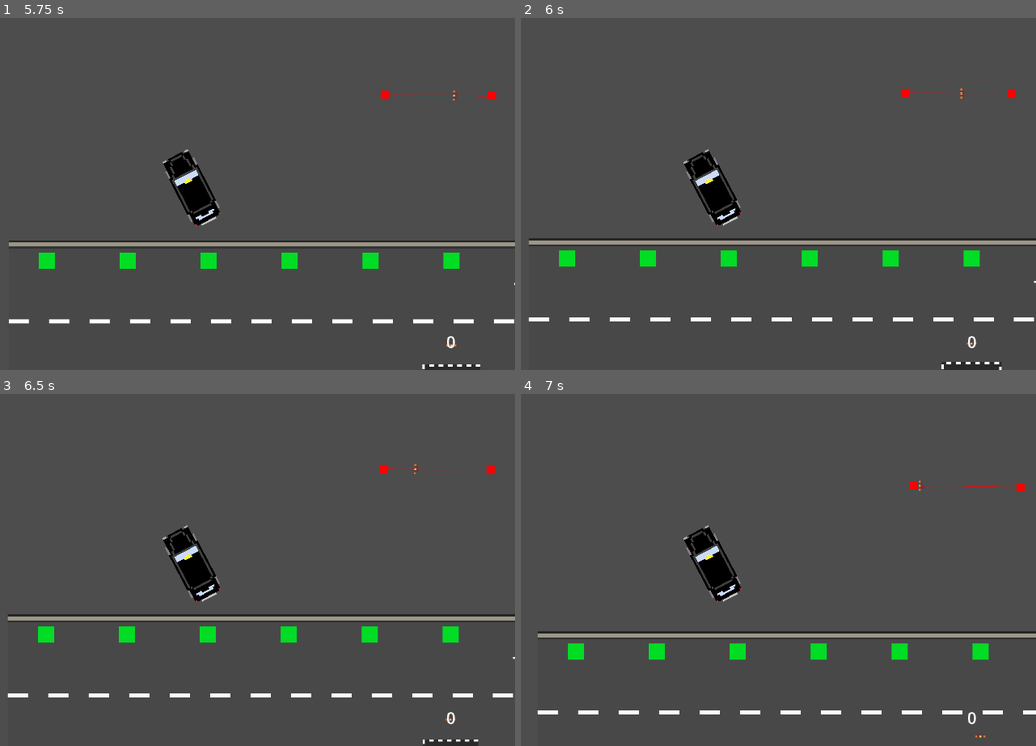
Above: before the commit, frames 1-4 (two rows, left to right).
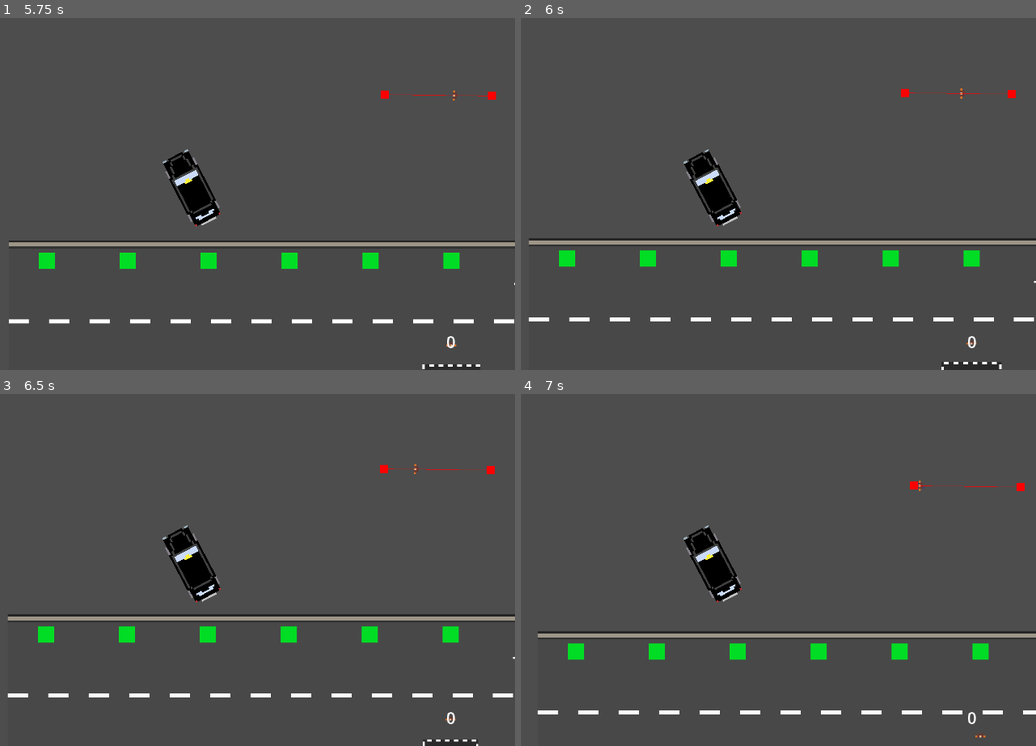
Above: after the commit, the same moments.

Repository: Samwalton9/HackneyCarriage
Game: Godot game, scene res://main.tscn
Two runs of this game, one before a commit and one after it. Both use one fixed random seed, a clock stepped at 60 frames per second and the inputs below.
Inputs:
- Up to frame 1 (5.75 s): tap Enter at 0.5, 2.75 s; hold Right (ui_right) 0.53-1.28 s; tap Space at 1.25 s; hold Down (ui_down) 1.28-2.03 s; hold Right (ui_right) 2.03-2.78 s; hold Up (ui_up) 2.78-3.53 s; hold Left (ui_left) 3.53-5.03 s; hold Down (ui_down) from 5.03 s (still down)
- Up to frame 2 (6 s): release Down (ui_down) at 5.78 s; hold Right (ui_right) from 5.78 s (still down)
- Up to frame 3 (6.5 s): keep holding Right (ui_right)
- Up to frame 4 (7 s): release Right (ui_right) at 6.53 s; hold Up (ui_up) from 6.53 s (still down)

Frame 1 is identical in both runs. In frame 2, less than 0.1% of the frame differs, in the area x 81-94%, y 97-100%; in frame 3, less than 0.1%; in frame 4, nothing differs.

Commit message:
Allow multiple passengers up to a limit

Diff:
--- a/Autoloads/JourneyManager.gd
+++ b/Autoloads/JourneyManager.gd
@@ -4,12 +4,20 @@
 var active_pickups_or_dropoffs : Array[Vector2]
 
 var num_active_journeys : int = 0
+const MAX_ACTIVE_JOURNEYS : int = 3
 
 signal new_pickup_location_set(pickup_location)
 
 
 func _ready():
 	Events.dropped_off.connect(_on_dropped_off)
+
+
+func car_is_full() -> bool:
+	if num_active_journeys >= MAX_ACTIVE_JOURNEYS:
+		return true
+	else:
+		return false
 
 
 func start_new_journey(pickup_location):
--- a/Rides/CustomerBody.gd
+++ b/Rides/CustomerBody.gd
@@ -43,8 +43,11 @@
 
 
 func _on_taxi_enter_area_area_entered(_area):
-	reached_taxi.emit()
-	# TODO: Passenger shouldn't invisibly walk towards old position
-	# To reproduce make visible true.
-	visible = false
-	state = WAITING
+	# TODO: This is checked too many times, and passengers can be picked
+	# up by ramming the car into them at speed.
+	if not JourneyManager.car_is_full():
+		reached_taxi.emit()
+		# TODO: Passenger shouldn't invisibly walk towards old position
+		# To reproduce make visible true.
+		visible = false
+		state = WAITING
--- a/Rides/pickup_dropoff.gd
+++ b/Rides/pickup_dropoff.gd
@@ -17,7 +17,9 @@
 
 
 func _physics_process(_delta):
-	if taxi_in_pickup_zone and Globals.taxi_speed < max_pickup_speed:
+	if (taxi_in_pickup_zone and
+		Globals.taxi_speed < max_pickup_speed and
+		not JourneyManager.car_is_full()):
 		if mode == PICKUP:
 			Customer.move_to_taxi(taxi_pickup_area.global_position)
 
@@ -37,7 +39,7 @@
 
 
 func _on_customer_body_reached_taxi():
-	if mode == PICKUP:
+	if mode == PICKUP and not JourneyManager.car_is_full():
 		Events.picked_up.emit(position)
 		journey = JourneyManager.start_new_journey(position)
 
--- a/Rides/pickup_dropoff.tscn
+++ b/Rides/pickup_dropoff.tscn
@@ -130,10 +130,10 @@
 debug_color = Color(0.92549, 0, 0.682353, 0.419608)
 
 [node name="AnimatedSprite2D" type="AnimatedSprite2D" parent="."]
-scale = Vector2(1.16268, 1.16268)
+scale = Vector2(1.01223, 1.01223)
 sprite_frames = SubResource("SpriteFrames_25ybo")
 autoplay = "default"
-frame_progress = 0.622492
+frame_progress = 0.144696
 
 [node name="AnimationPlayer" type="AnimationPlayer" parent="AnimatedSprite2D"]
 libraries = {
